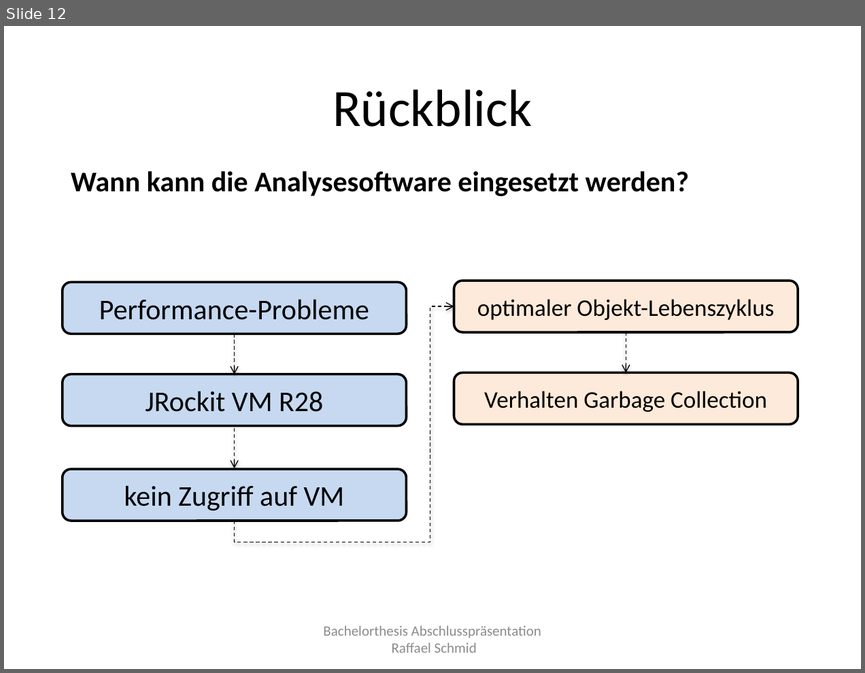
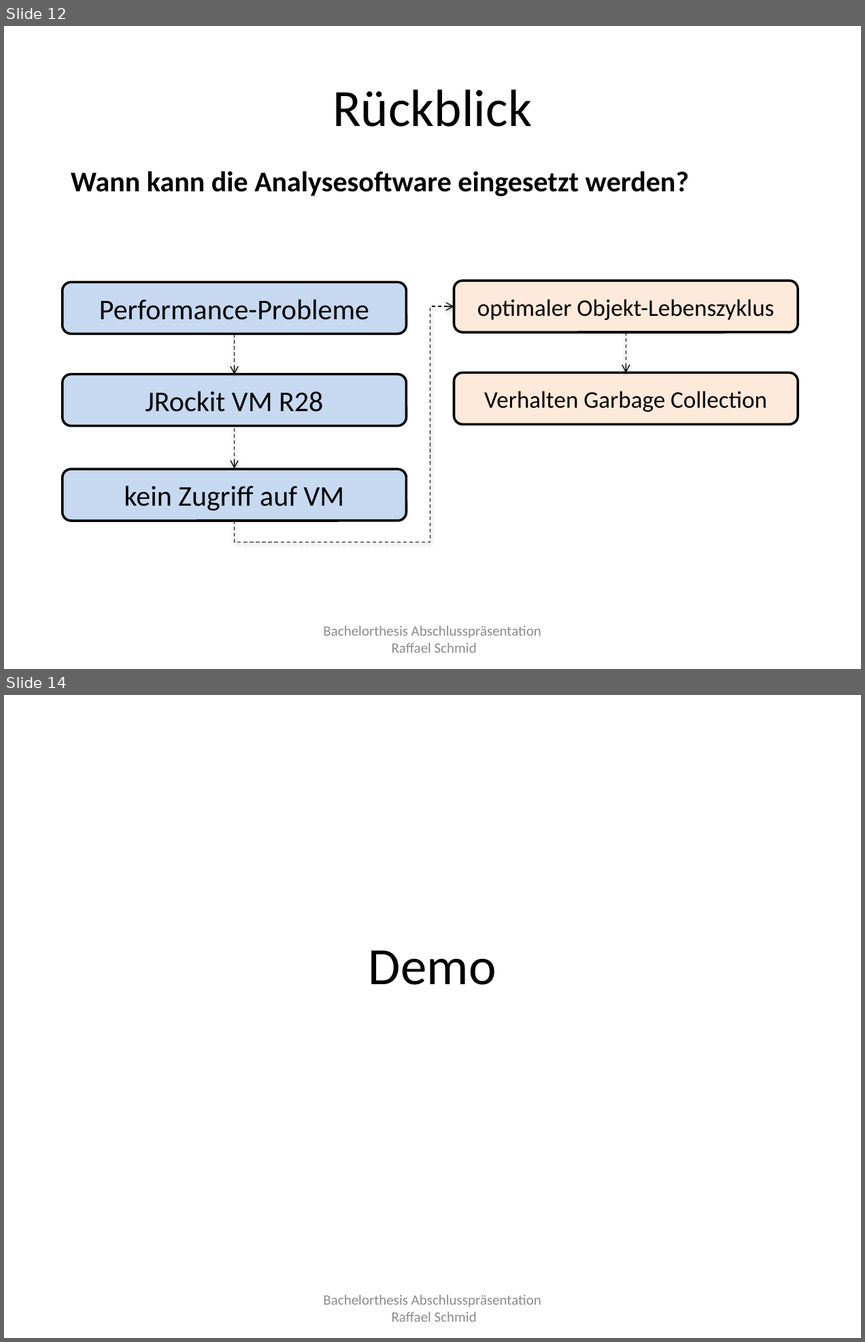
Before and after one commit to raffaelschmid/bachelorthesis, a slide deck: Dokumentation/Abschlusspraesentation/rschmid_bachelorthesis_abschlusspraesentation.pptx. Shown one above the other, each under a label of ours: slide 12 before the commit, slides 12 and 14 after it; the slides between them are not shown. The pictures are 865x673 and 865x1342 pixels, drawn with LibreOffice and Linux fonts; fonts in the diff are those of the drawing. Boxes give left, top, right and bottom in pixels: in the first picture for what was removed or moved away, otherwise in the second. Text is boxed around its words. In the diff, an @@ line names an element or a change of style, - is before the commit and + after.

```diff
--- a/Dokumentation/Abschlusspraesentation/rschmid_bachelorthesis_abschlusspraesentation.pptx
+++ b/Dokumentation/Abschlusspraesentation/rschmid_bachelorthesis_abschlusspraesentation.pptx
@@ slide 14 added at bbox=[4, 695, 861, 1338], background #FFFFFF @@
@@ title added at bbox=[368, 950, 496, 985], 44 pt, text #000000 @@
+Demo
@@ text added at bbox=[323, 1294, 541, 1321], 12 pt, text #8C8C8C @@
+Bachelorthesis Abschlusspräsentation
+Raffael Schmid
```
Also in this commit, not shown: 4 slides changed, 1 other file.
